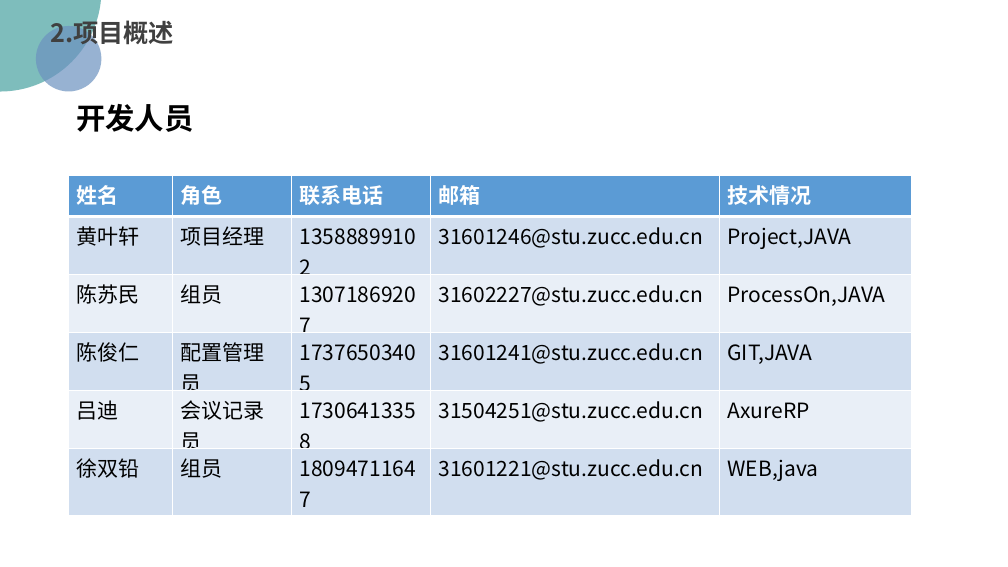
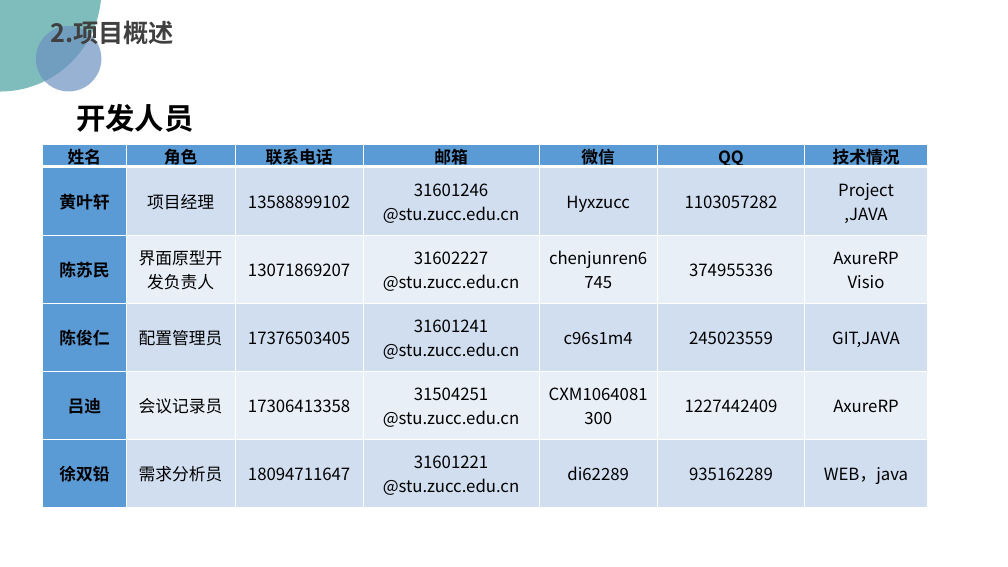
Before and after one commit to PRD2018/PRD2018-G15, a slide deck: slide 17 of 受控文档/01-需求工程项目计划/[PRD-15]需求工程项目计划.pptx (slide 15 before the commit). Drawn at 1008x567 pixels with LibreOffice and Linux fonts; fonts in the diff are those of the drawing; background and template pictures are left out. Boxes give left, top, right and bottom in pixels: in the first picture for what was removed or moved away, otherwise in the second. Text is boxed around its words. In the diff, an @@ line names an element or a change of style, - is before the commit and + after.

Commit message:
2018-11-23
修改了 OBS图
修改了需求工程计划文档，版本0.2.8
修改了需求工程计划PPT
修改了需求工程计划甘特图，版本0.2.8

```diff
--- a/受控文档/01-需求工程项目计划/[PRD-15]需求工程项目计划.pptx
+++ b/受控文档/01-需求工程项目计划/[PRD-15]需求工程项目计划.pptx
@@ table at (43,144,929,508) @@
-column 2, row 3: 组员
+column 2, row 3: 界面原型开发负责人
-column 2, row 6: 组员
+column 2, row 6: 需求分析员
-column 4: 邮箱 | 31601246@stu.zucc.edu.cn | 31602227@stu.zucc.edu.cn | 31601241@stu.zucc.edu.cn | 31504251@stu.zucc.edu.cn | 31601221@stu.zucc.edu.cn
-column 5: 技术情况 | Project,JAVA | ProcessOn,JAVA | GIT,JAVA | AxureRP | WEB,java
+column 4: 邮箱 | 31601246 / @stu.zucc.edu.cn | 31602227 / @stu.zucc.edu.cn | 31601241 / @stu.zucc.edu.cn | 31504251 / @stu.zucc.edu.cn | 31601221 / @stu.zucc.edu.cn
+column 5: 微信 | Hyxzucc | chenjunren6745 | c96s1m4 | CXM1064081300 | di62289
+column 6: QQ | 1103057282 | 374955336 | 245023559 | 1227442409 | 935162289
+column 7: 技术情况 | Project / ,JAVA | AxureRP / Visio | GIT,JAVA | AxureRP | WEB，java
@@ table: place and size @@
-table at (69,175,913,514)
+table at (43,144,929,508)
```
Also in this commit, not shown: 45 other slides changed, 5 slides added, 5 slides removed, 4 other files.
